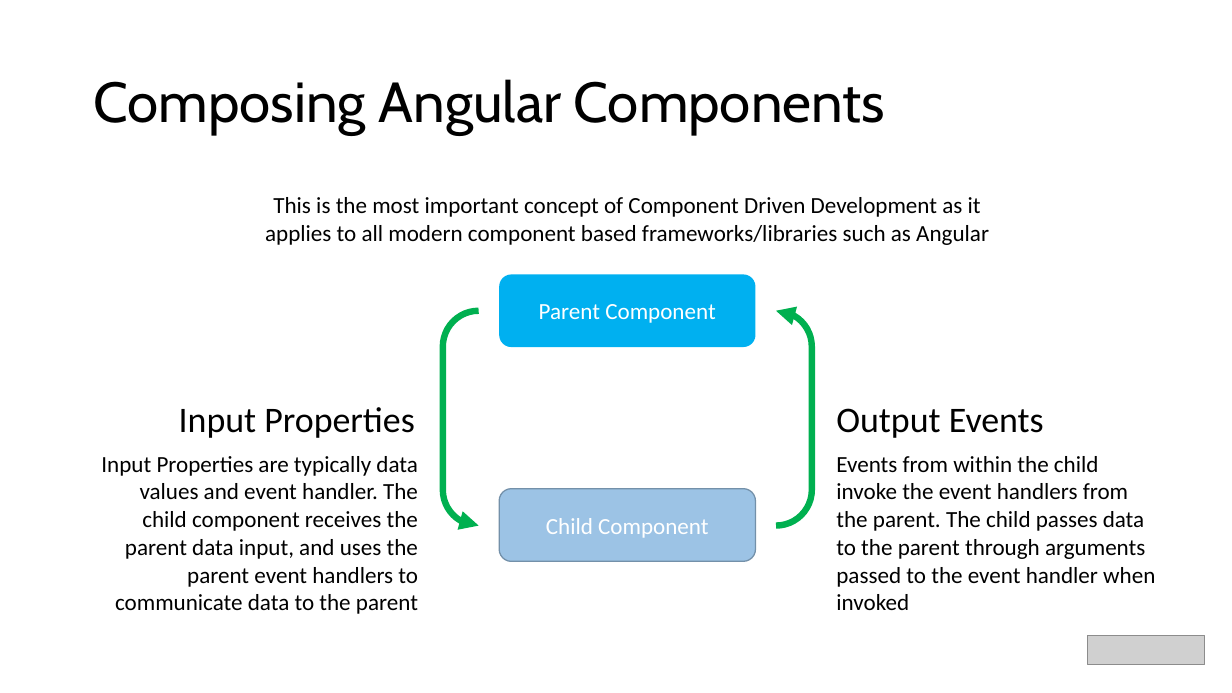
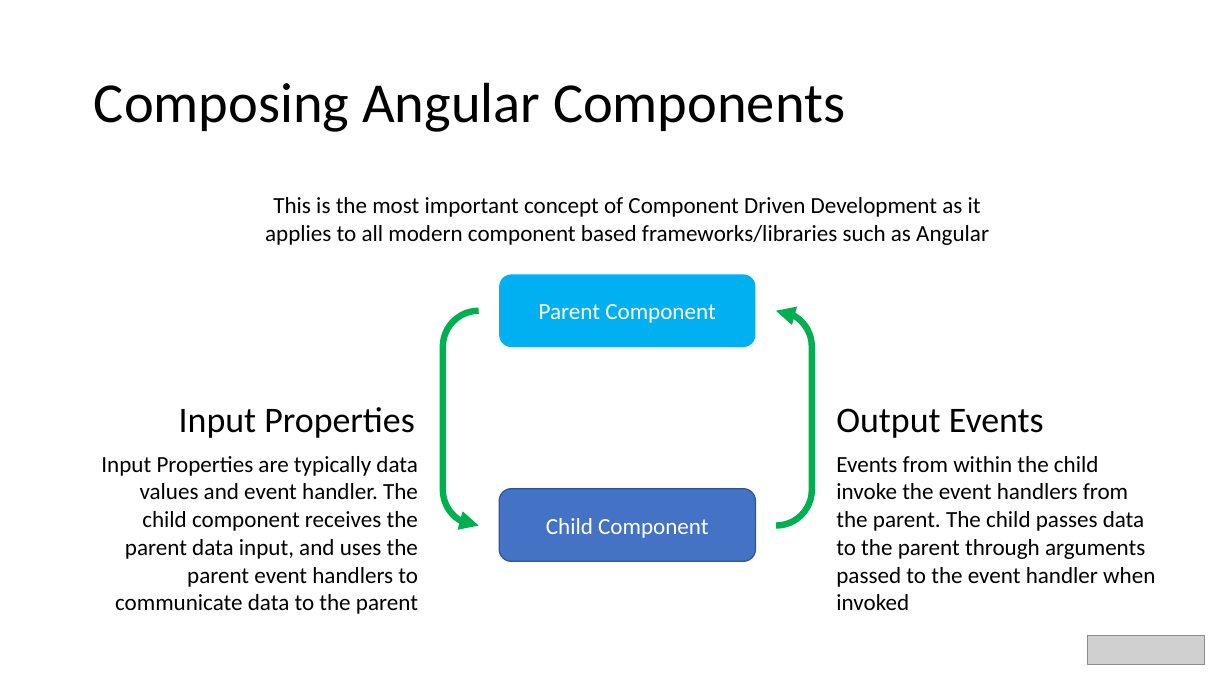
Before and after one commit to DevScope/HandsOn-Angular, a slide deck: slide 23 of Session 1 - Introduction and Slides/Introduction to Angular.pptx (slide 20 before the commit). Drawn at 1232x693 pixels with LibreOffice and Linux fonts; fonts in the diff are those of the drawing; grey boxes stand for pictures. Boxes give left, top, right and bottom in pixels: in the first picture for what was removed or moved away, otherwise in the second. Text is boxed around its words. In the diff, an @@ line names an element or a change of style, - is before the commit and + after.

```diff
--- a/Session 1 - Introduction and Slides/Introduction to Angular.pptx
+++ b/Session 1 - Introduction and Slides/Introduction to Angular.pptx
@@ title "Composing Angular Components" at (94, 82, 845, 132): font Cabin to Calibri @@
@@ rounded rectangle "Child Component" at (499, 489, 755, 562): fill #9CC3E5 to #4472C4; outline #7390A9 1 pt to #325491 1 pt @@
```
Also in this commit, not shown: 21 other slides changed, 8 slides added, 3 slides removed, 2 other files.
